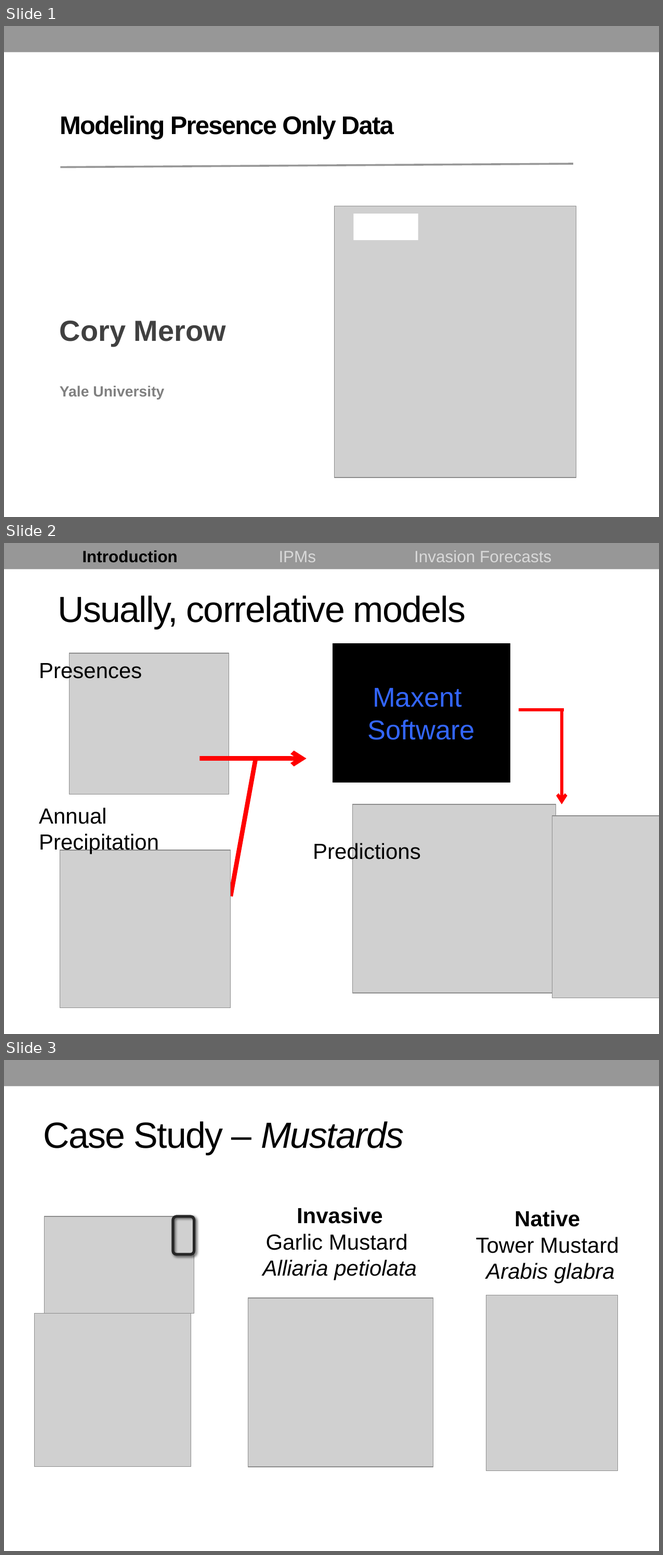
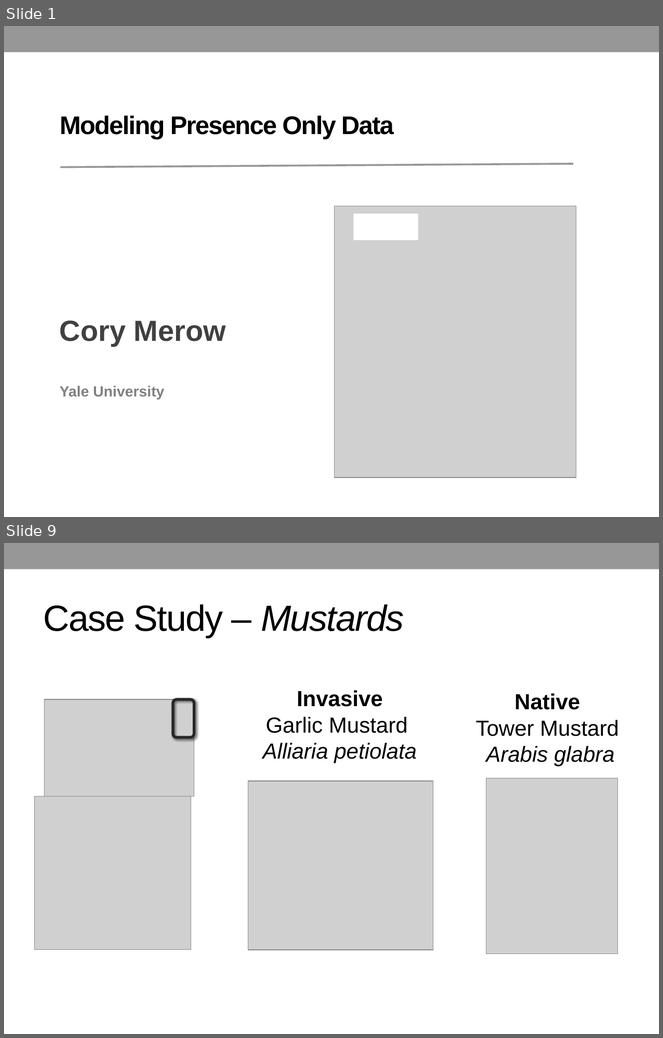
Before and after one commit to YaleBGCC/Course, a slide deck: 101_assets/Intro.pptx. Shown one above the other, each under a label of ours: slides 1, 2 and 3 before the commit, slides 1 and 9 after it; the slides between them are not shown. The pictures are 663x1555 and 663x1038 pixels, drawn with LibreOffice and Linux fonts; fonts in the diff are those of the drawing; grey boxes stand for pictures. Boxes give left, top, right and bottom in pixels: in the first picture for what was removed or moved away, otherwise in the second. Text is boxed around its words. In the diff, an @@ line names an element or a change of style, - is before the commit and + after.

```diff
--- a/101_assets/Intro.pptx
+++ b/101_assets/Intro.pptx
@@ slide 2 removed at box(4, 543, 659, 1034), background #FFFFFF; not listed: 1 template element that a slide beside it also shows @@
@@ text removed at box(83, 550, 552, 563) @@
-Introduction IPMs Invasion Forecasts
@@ title removed at box(58, 596, 466, 629) @@
-Usually, correlative models
@@ rectangle removed at box(333, 644, 510, 783) @@
-Maxent
-Software
@@ text removed at box(39, 661, 142, 682) @@
-Presences
@@ picture removed at box(70, 653, 229, 795) @@
@@ line removed from (564, 710) to (519, 710) @@
@@ arrow removed from (562, 710) to (562, 805) @@
@@ line removed from (200, 759) to (256, 759) @@
@@ line removed from (231, 897) to (256, 759) @@
@@ arrow removed from (253, 759) to (307, 759) @@
@@ text removed at box(39, 808, 159, 854) @@
-Annual Precipitation
@@ picture removed at box(352, 805, 556, 993) @@
@@ picture removed at box(553, 816, 659, 999) @@
@@ picture removed at box(60, 850, 231, 1008) @@
@@ text removed at box(313, 842, 421, 864) @@
-Predictions
@@ what was slide 3 is now slide 9 @@
```
Also in this commit, not shown: 2 slides changed, 7 slides added, 5 other files.
